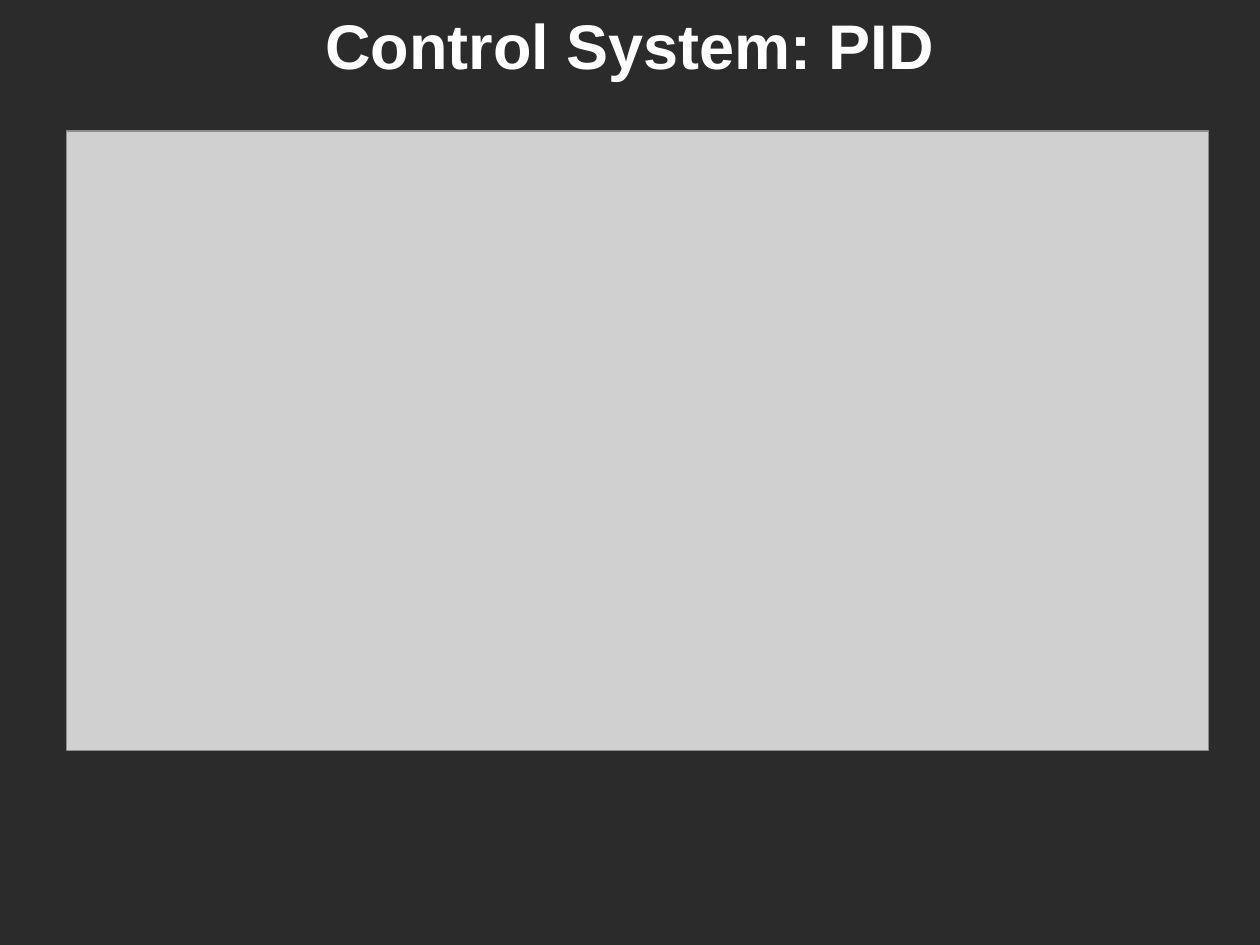
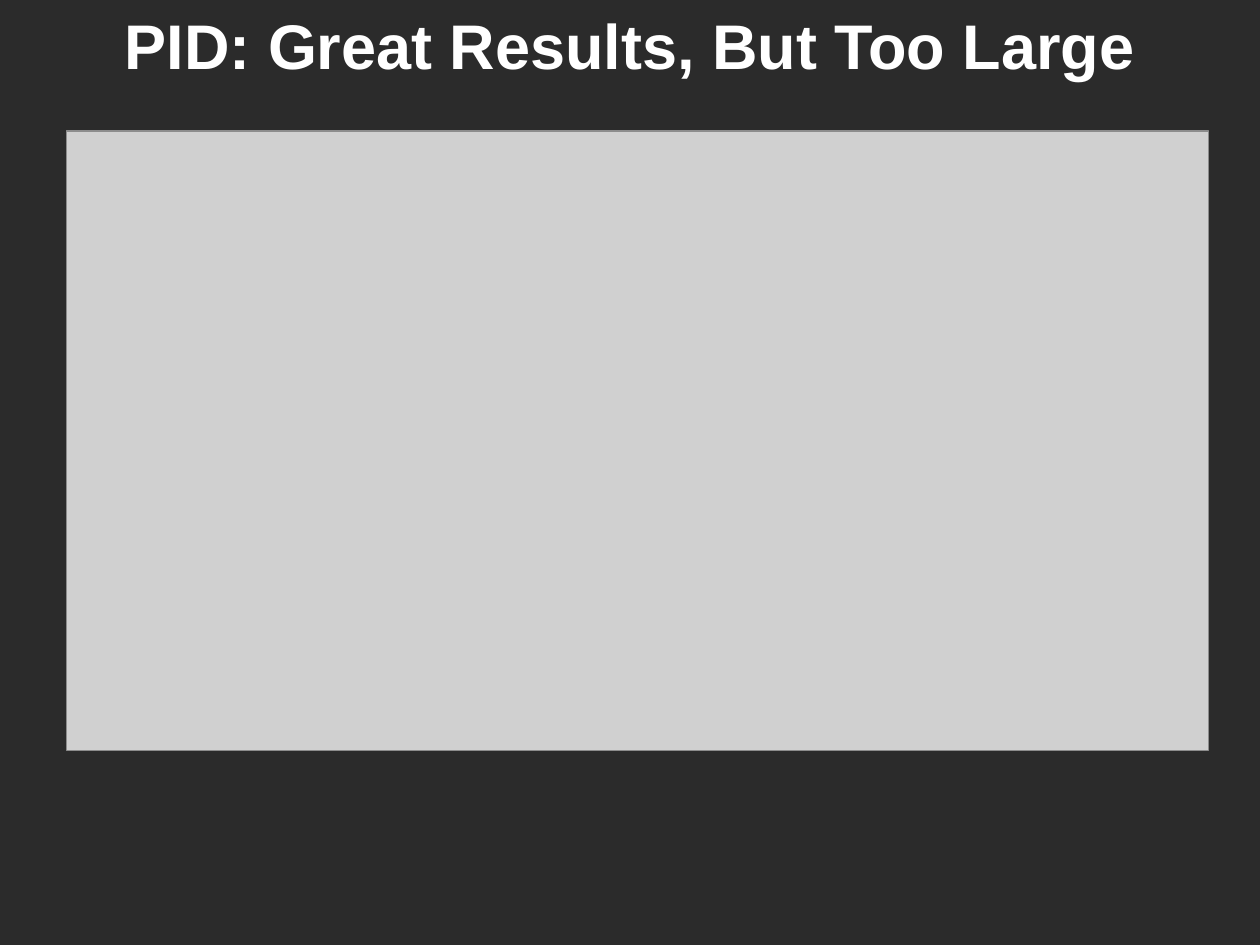
Before and after one commit to ominux/ece532, a slide deck: slide 6 of project/april_11/john.pptx. Drawn at 1260x945 pixels with LibreOffice and Linux fonts; fonts in the diff are those of the drawing; grey boxes stand for pictures; background and template pictures are left out; a plain dark background stands for a picture behind light text. Boxes give left, top, right and bottom in pixels: in the first picture for what was removed or moved away, otherwise in the second. Text is boxed around its words. In the diff, an @@ line names an element or a change of style, - is before the commit and + after.

```diff
--- a/project/april_11/john.pptx
+++ b/project/april_11/john.pptx
@@ text at (x1=125, y1=23, x2=1134, y2=80): text changed @@
-Control System: PID
+PID: Great Results, But Too Large
```
Also in this commit, not shown: 3 other slides changed, 1 slide added.
